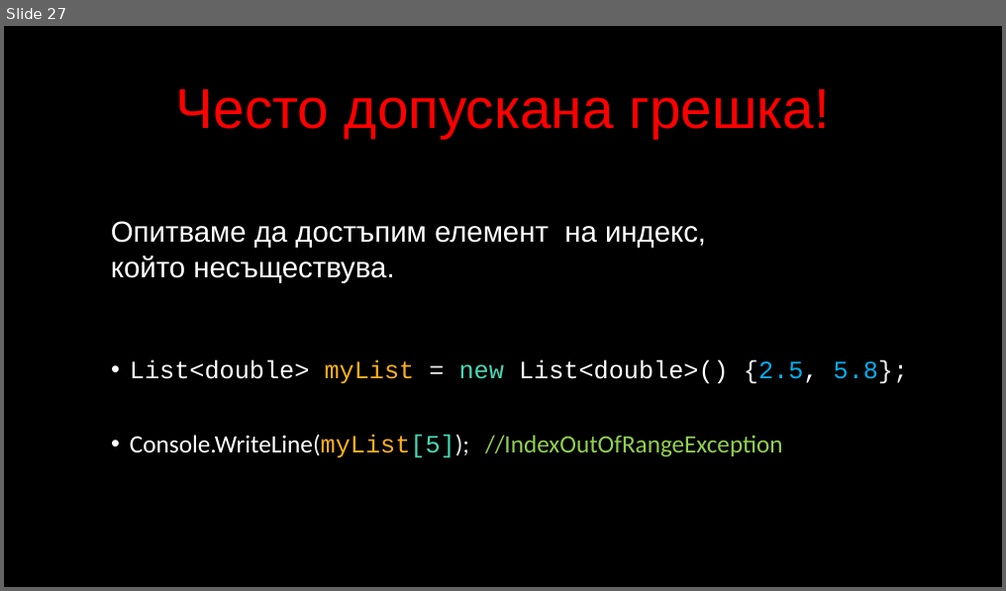
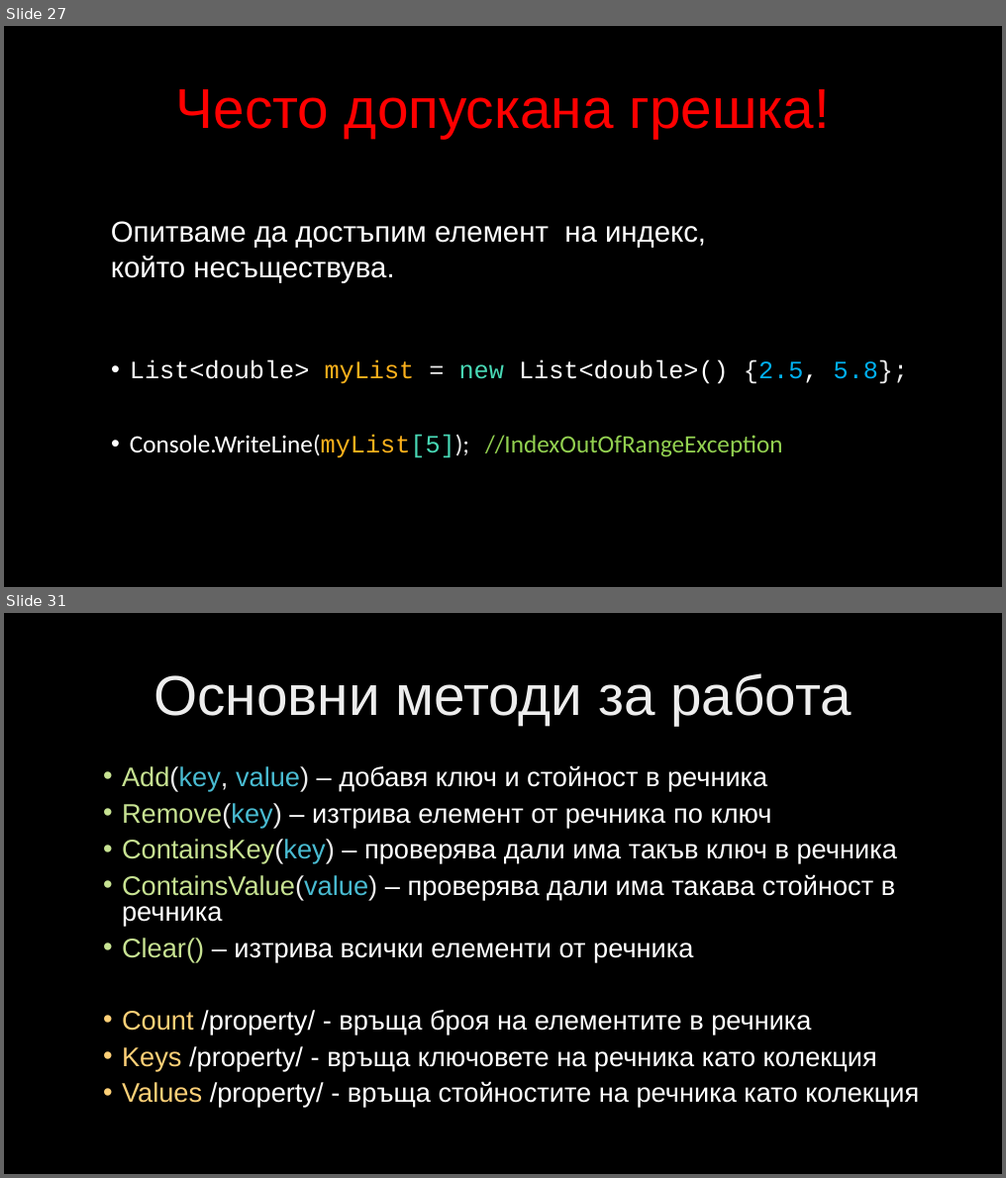
Before and after one commit to velizar92/CSharp-Programming-Presentations, a slide deck: C# Intermediate.pptx. Shown one above the other, each under a label of ours: slide 27 before the commit, slides 27 and 31 after it; the slides between them are not shown. The pictures are 1006x591 and 1006x1178 pixels, drawn with LibreOffice and Linux fonts; fonts in the diff are those of the drawing; background and template pictures are left out. Boxes give left, top, right and bottom in pixels: in the first picture for what was removed or moved away, otherwise in the second. Text is boxed around its words. In the diff, an @@ line names an element or a change of style, - is before the commit and + after.

```diff
--- a/C# Intermediate.pptx
+++ b/C# Intermediate.pptx
@@ slide 31 added at (4, 613, 1002, 1174), background picture (left out) @@
@@ title added at (154, 673, 851, 725), 54 pt, text gradient #BFBFBF to #EDEDED to #FFFFFF @@
+Основни методи за работа
@@ text added at (122, 765, 919, 1107), 25.9 pt, text #FFFFFF @@
+• Add(key, value) – добавя ключ и стойност в речника
+• Remove(key) – изтрива елемент от речника по ключ
+• ContainsKey(key) – проверява дали има такъв ключ в речника
+• ContainsValue(value) – проверява дали има такава стойност в речника
+• Clear() – изтрива всички елементи от речника
+• Count /property/ - връща броя на елементите в речника
+• Keys /property/ - връща ключовете на речника като колекция
+• Values /property/ - връща стойностите на речника като колекция
```
Also in this commit, not shown: 1 slide changed, 4 other slides added.
